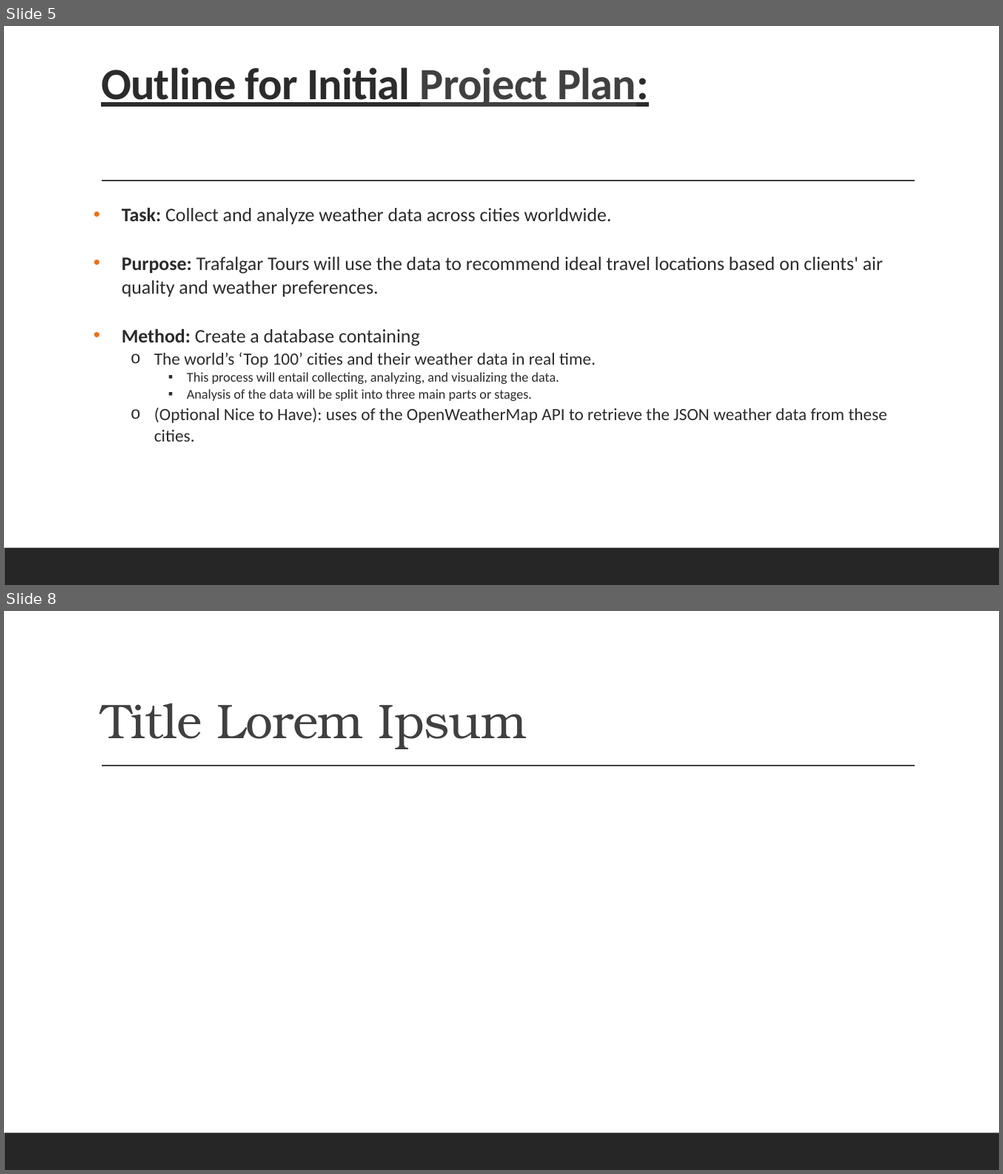
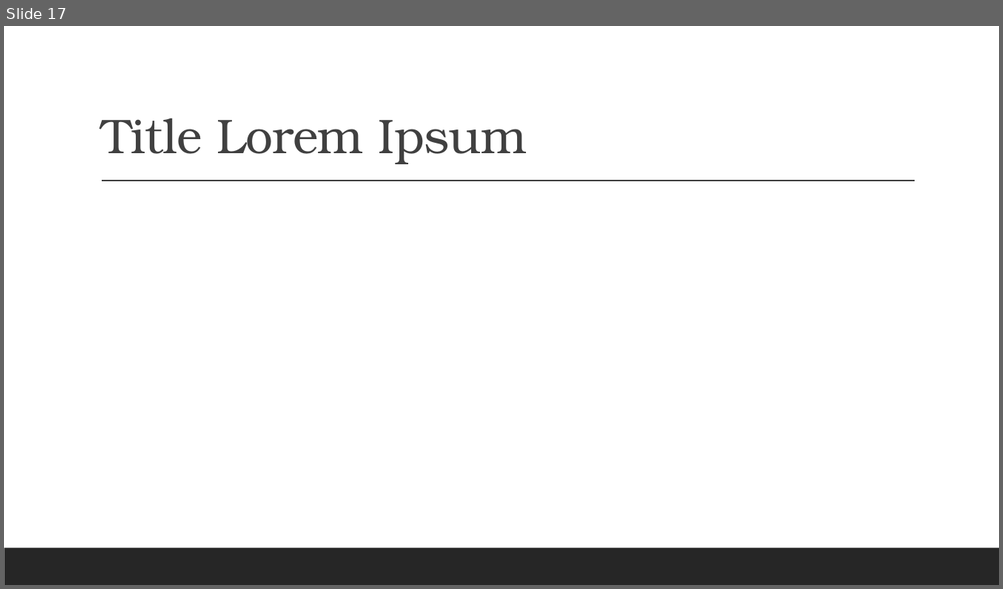
Before and after one commit to LouFoster/Group-C_FinalProject, a slide deck: C-Group v2.pptx. Shown one above the other, each under a label of ours: slides 5 and 8 before the commit, slide 17 after it; the slides between them are not shown. The pictures are 1003x1174 and 1003x589 pixels, drawn with LibreOffice and Linux fonts; fonts in the diff are those of the drawing. Boxes give left, top, right and bottom in pixels: in the first picture for what was removed or moved away, otherwise in the second. Text is boxed around its words. In the diff, an @@ line names an element or a change of style, - is before the commit and + after.

```diff
--- a/C-Group v2.pptx
+++ b/C-Group v2.pptx
@@ slide 5 removed at [4, 26, 999, 585], background #FFFFFF; not listed: 2 template elements that a slide beside it also shows @@
@@ title removed at [101, 67, 649, 107] @@
-Outline for Initial Project Plan:
@@ text removed at [122, 208, 887, 442] @@
-• Task: Collect and analyze weather data across cities worldwide.
-• Purpose: Trafalgar Tours will use the data to recommend ideal travel locations based on clients' air quality and weather preferences.
-• Method: Create a database containing
-  o The world’s ‘Top 100’ cities and their weather data in real time.
-    ▪ This process will entail collecting, analyzing, and visualizing the data.
-    ▪ Analysis of the data will be split into three main parts or stages.
-  o (Optional Nice to Have): uses of the OpenWeatherMap API to retrieve the JSON weather data from these cities.
@@ what was slide 8 is now slide 17 @@
```
Also in this commit, not shown: 9 slides changed, 3 slides added, 1 other slide removed.
